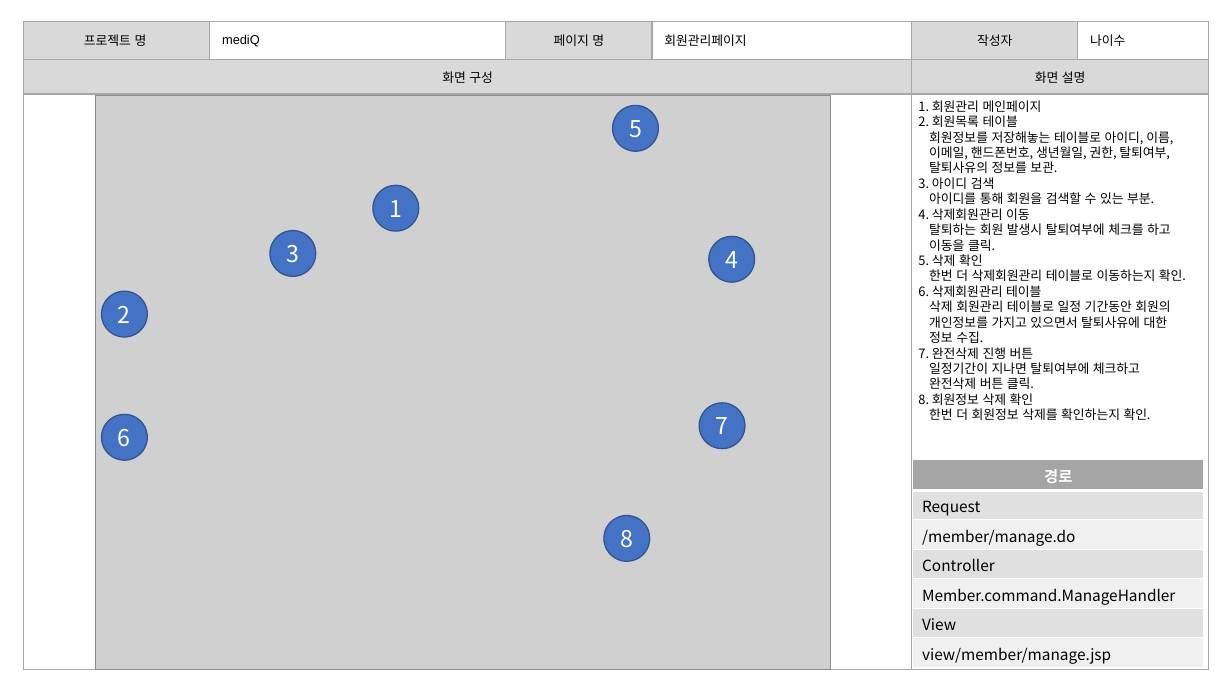
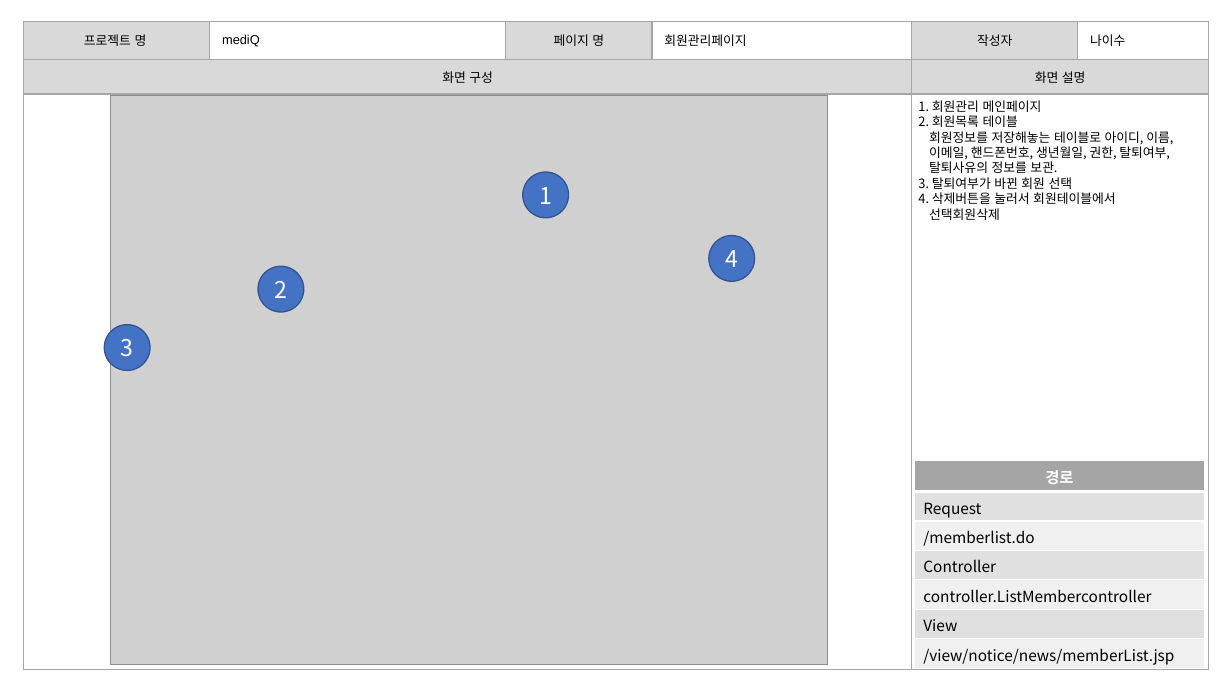
Before and after one commit to burnyst/mediQ, a slide deck: slide 12 of doc/0빅데이터분석프로젝트(공용)/[06] 스토리보드.pptx (slide 4 before the commit). Drawn at 1232x693 pixels with LibreOffice and Linux fonts; fonts in the diff are those of the drawing; grey boxes stand for pictures. Boxes give left, top, right and bottom in pixels: in the first picture for what was removed or moved away, otherwise in the second. Text is boxed around its words. In the diff, an @@ line names an element or a change of style, - is before the commit and + after.

```diff
--- a/doc/0빅데이터분석프로젝트(공용)/[06] 스토리보드.pptx
+++ b/doc/0빅데이터분석프로젝트(공용)/[06] 스토리보드.pptx
@@ picture: place and size @@
-picture at (95,95,830,669)
+picture at (110,96,827,665)
@@ ellipse removed at (613,105,659,152) @@
-5
@@ ellipse "1": place and size @@
-ellipse "1" at (373,186,420,232)
+ellipse "1" at (523,172,569,218)
@@ text at (918,177,1115,220): text changed @@
-3. 아이디 검색
-아이디를 통해 회원을 검색할 수 있는 부분.
-4. 삭제회원관리 이동
-탈퇴하는 회원 발생시 탈퇴여부에 체크를 하고
-이동을 클릭.
-5. 삭제 확인
-한번 더 삭제회원관리 테이블로 이동하는지 확인.
-6. 삭제회원관리 테이블
-삭제 회원관리 테이블로 일정 기간동안 회원의
-개인정보를 가지고 있으면서 탈퇴사유에 대한
-정보 수집.
-7. 완전삭제 진행 버튼
-일정기간이 지나면 탈퇴여부에 체크하고
-완전삭제 버튼 클릭.
-8. 회원정보 삭제 확인
-한번 더 회원정보 삭제를 확인하는지 확인.
+3. 탈퇴여부가 바뀐 회원 선택
+4. 삭제버튼을 눌러서 회원테이블에서
+선택회원삭제
@@ ellipse "2": place and size @@
-ellipse "2" at (102,291,148,337)
+ellipse "2" at (258,266,304,312)
@@ ellipse "3": place and size @@
-ellipse "3" at (270,231,316,277)
+ellipse "3" at (104,324,151,371)
@@ ellipse removed at (102,414,148,460) @@
-6
@@ ellipse removed at (700,403,746,449) @@
-7
@@ table at (914,461,1205,669) @@
-row 3, column 1: /member/manage.do
+row 3, column 1: /memberlist.do
-row 5, column 1: Member.command.ManageHandler
+row 5, column 1: controller.ListMembercontroller
-row 7, column 1: view/member/manage.jsp
+row 7, column 1: /view/notice/news/memberList.jsp
@@ ellipse removed at (604,516,651,562) @@
-8
```
Also in this commit, not shown: 37 other slides changed, 3 slides removed, 3 other files.
